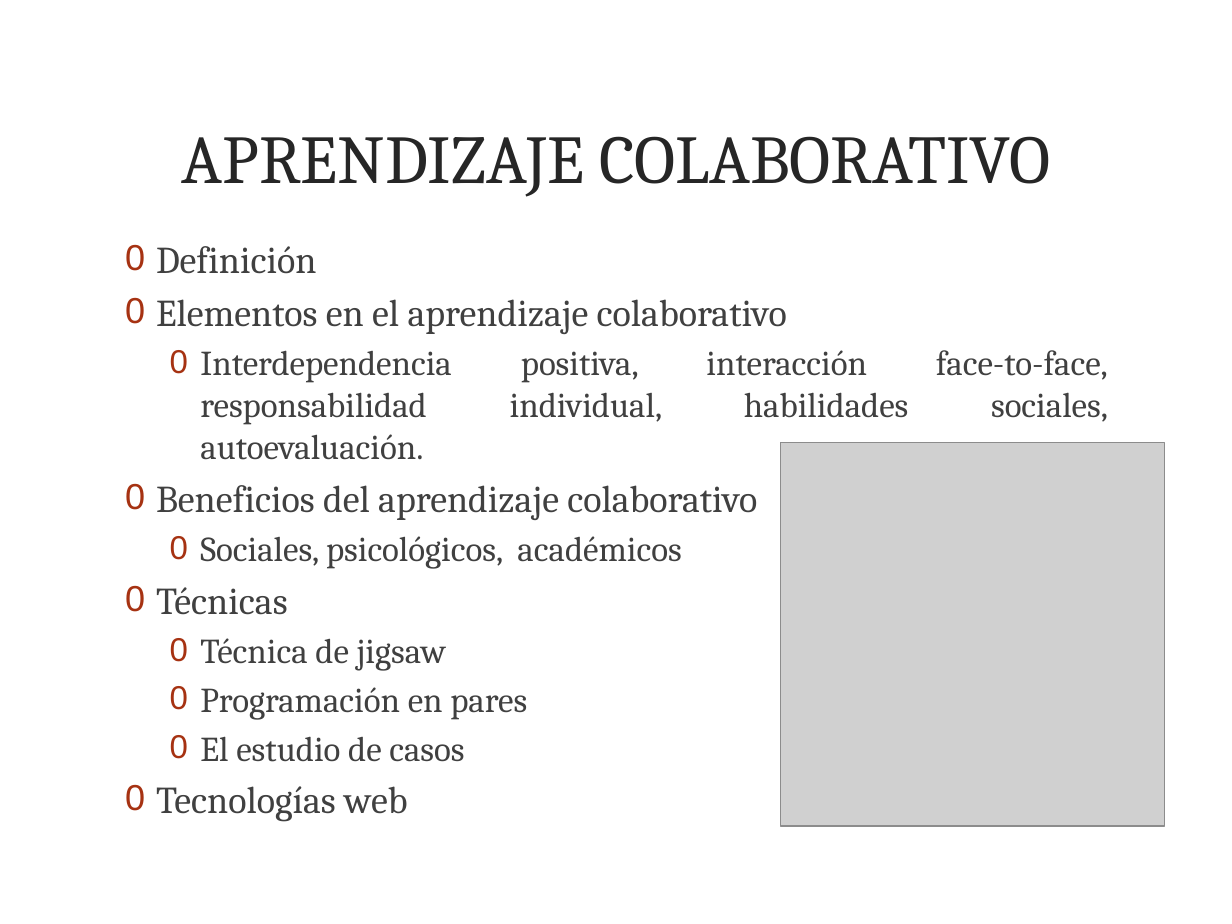
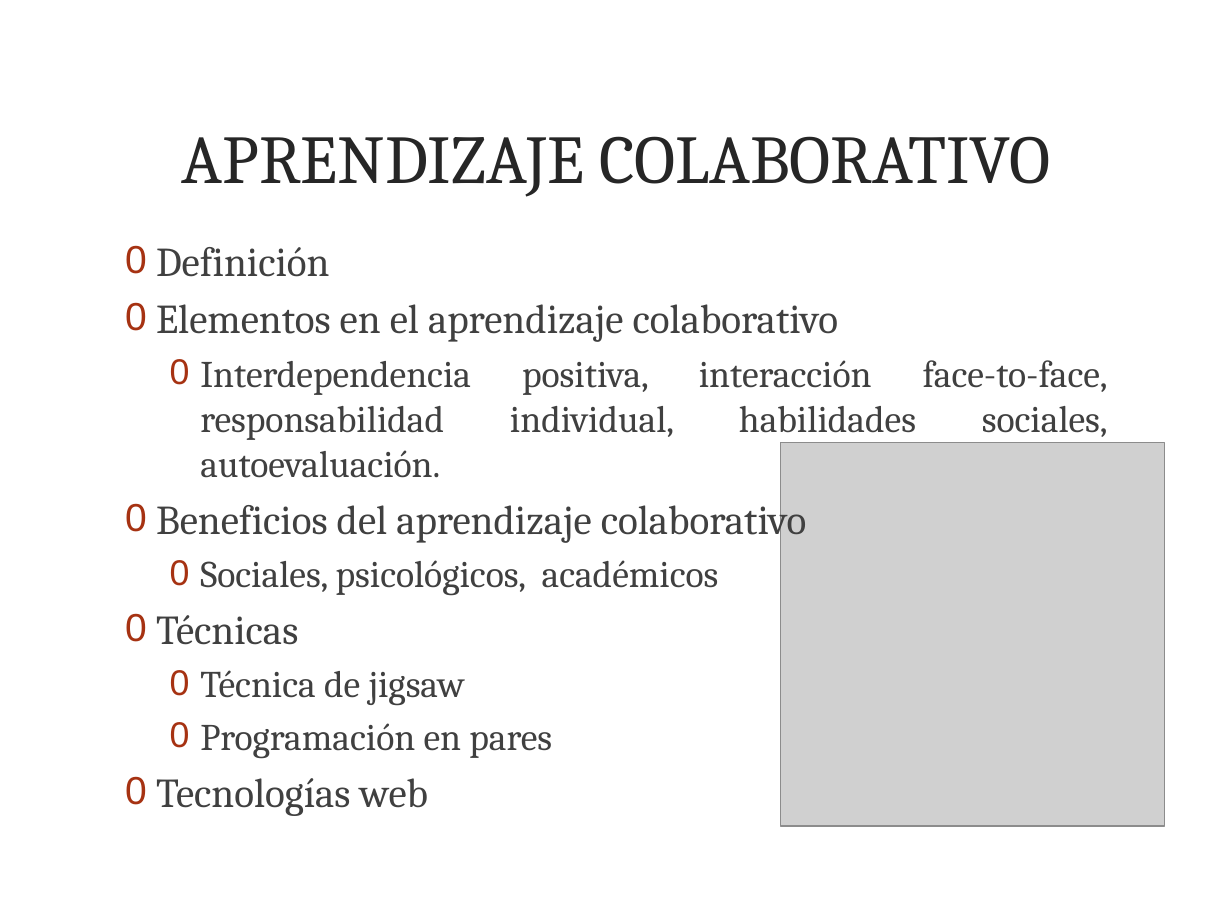
Before and after one commit to leiparov/TesisJigsaw, a slide deck: slide 10 of tesis.pptx (slide 13 before the commit). Drawn at 1232x924 pixels with LibreOffice and Linux fonts; fonts in the diff are those of the drawing; grey boxes stand for pictures; background and template pictures are left out. Boxes give left, top, right and bottom in pixels: in the first picture for what was removed or moved away, otherwise in the second. Text is boxed around its words. In the diff, an @@ line names an element or a change of style, - is before the commit and + after.

```diff
--- a/tesis.pptx
+++ b/tesis.pptx
@@ text "Definición" at bbox=[156, 247, 1108, 816]: size 22.2 to 24 pt in "Definición", "Elementos en el aprendizaje colaborativo", "Beneficios del aprendizaje colaborativo", "Técnicas" and 1 more places; size 20.4 to 22 pt in "Interdependencia positiva, interacción face-to-face, respons ...", "Sociales, psicológicos, académicos", "Técnica de jigsaw", "Programación en pares" @@
@@ text at bbox=[200, 736, 464, 762]: paragraph removed @@
-  0 El estudio de casos
```
Also in this commit, not shown: 6 other slides changed, 3 slides removed, 7 other files.
